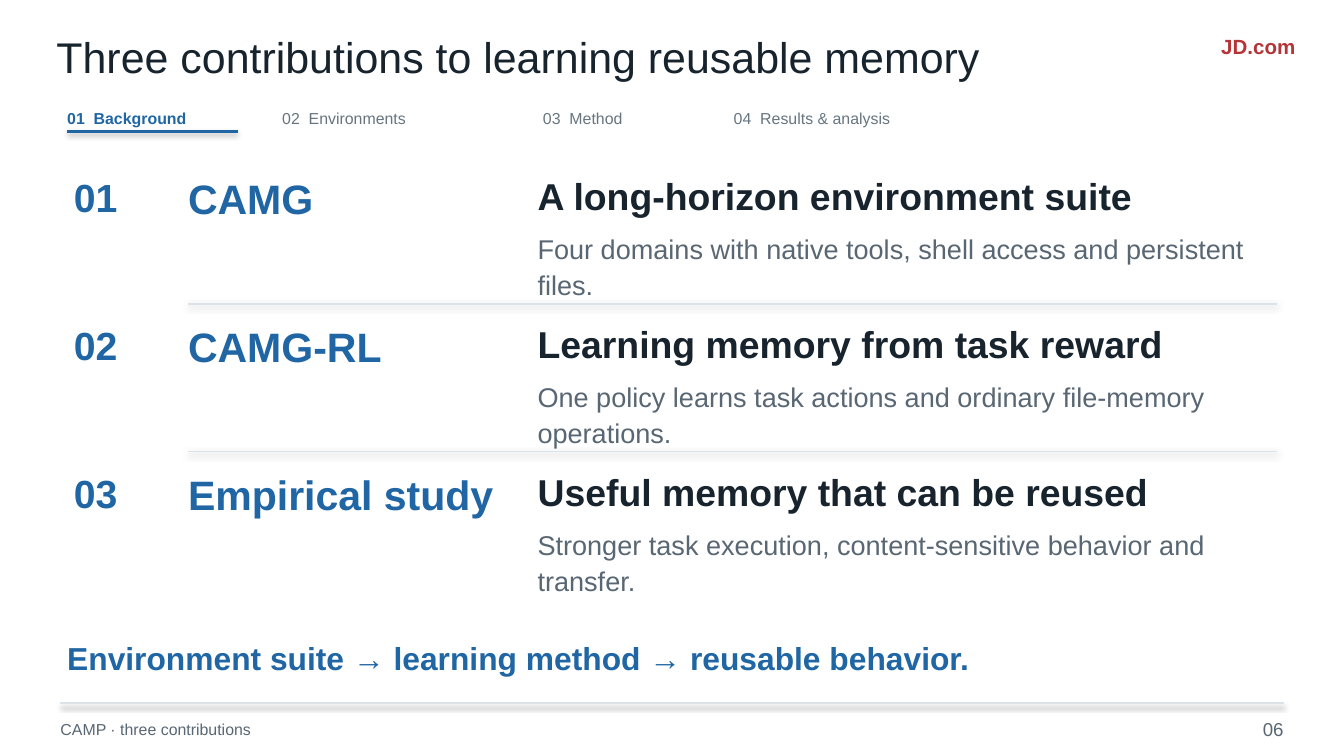
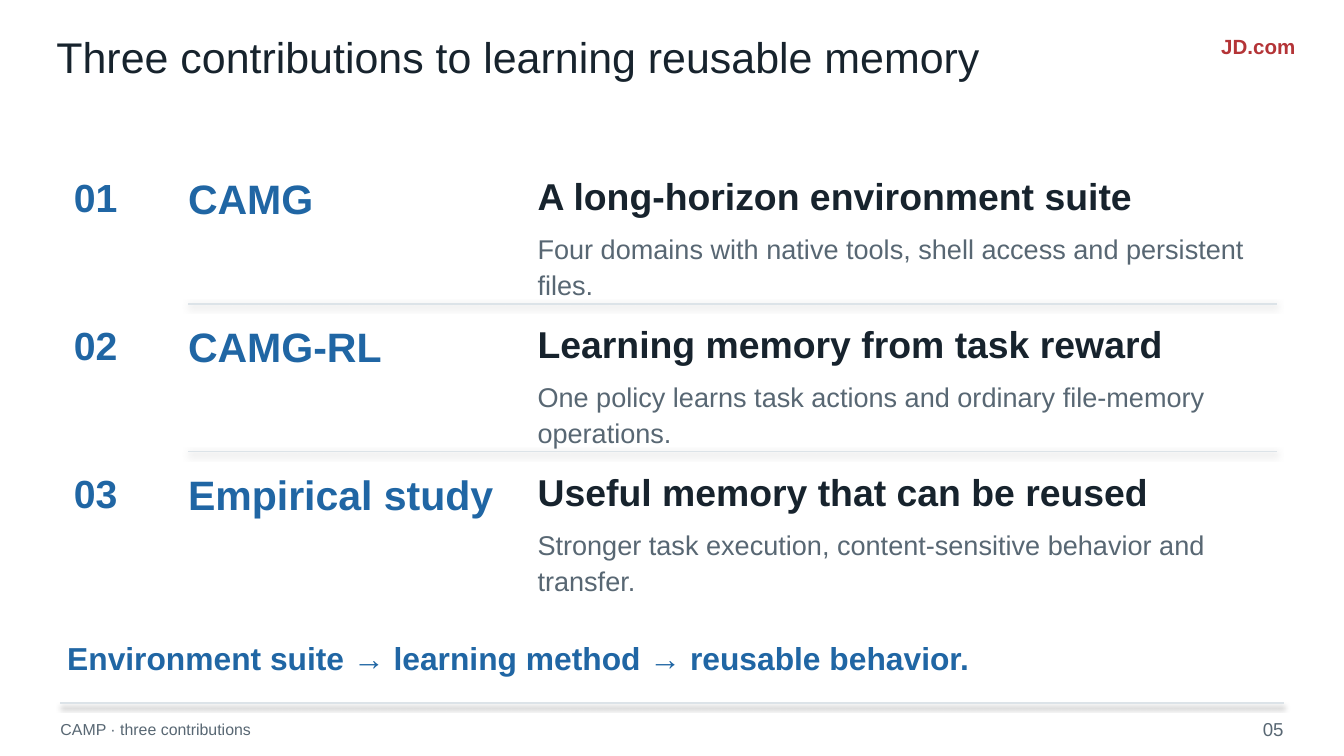
Before and after one commit to liruiluo/agentmemorygym, a slide deck: slide 5 of assets/slides/coding-agent-memory-post-training-slides.pptx (slide 6 before the commit). Drawn at 1344x756 pixels with LibreOffice and Linux fonts; fonts in the diff are those of the drawing. Boxes give left, top, right and bottom in pixels: in the first picture for what was removed or moved away, otherwise in the second. Text is boxed around its words. In the diff, an @@ line names an element or a change of style, - is before the commit and + after.

Commit message:
Build the CAMP background around the memory-learning problem

```diff
--- a/assets/slides/coding-agent-memory-post-training-slides.pptx
+++ b/assets/slides/coding-agent-memory-post-training-slides.pptx
@@ text removed at box(67, 112, 187, 128) @@
-01 Background
@@ text removed at box(282, 112, 406, 124) @@
-02 Environments
@@ text removed at box(543, 112, 622, 124) @@
-03 Method
@@ text removed at box(734, 112, 890, 127) @@
-04 Results & analysis
@@ line removed from (67, 132) to (238, 132) @@
@@ text at box(1263, 723, 1284, 736): text changed @@
-06
+05
```
Also in this commit, not shown: 10 other slides changed, 2 slides added, 1 slide removed, 9 other files.
